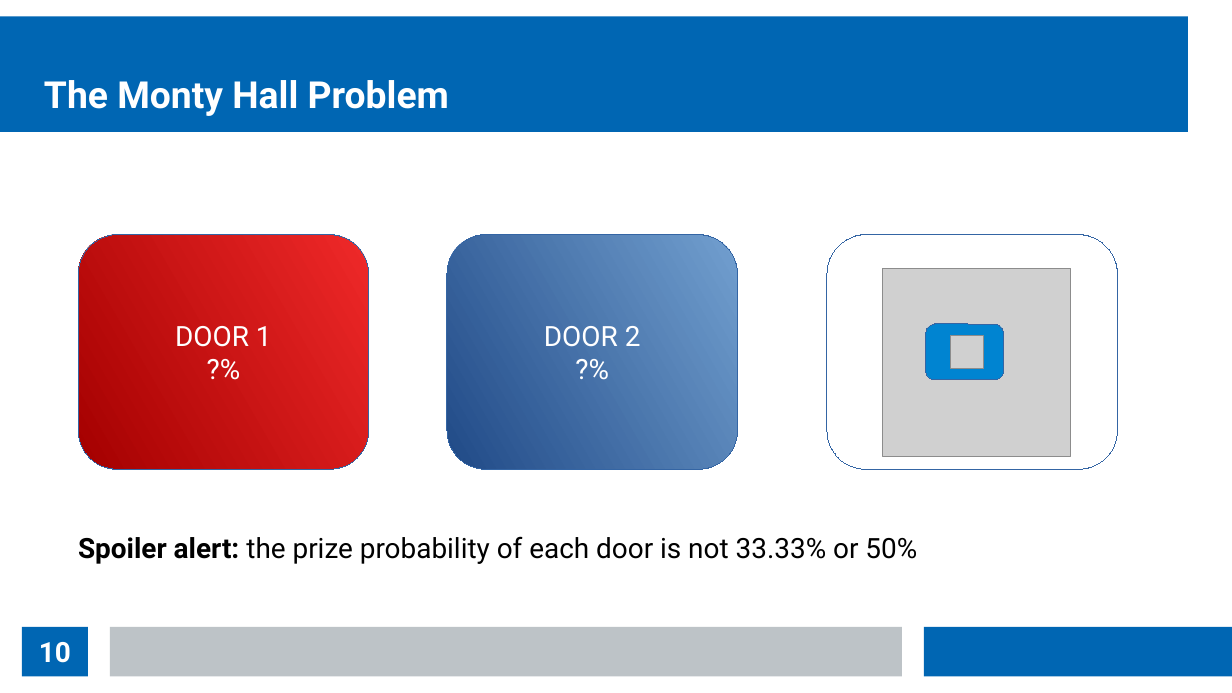
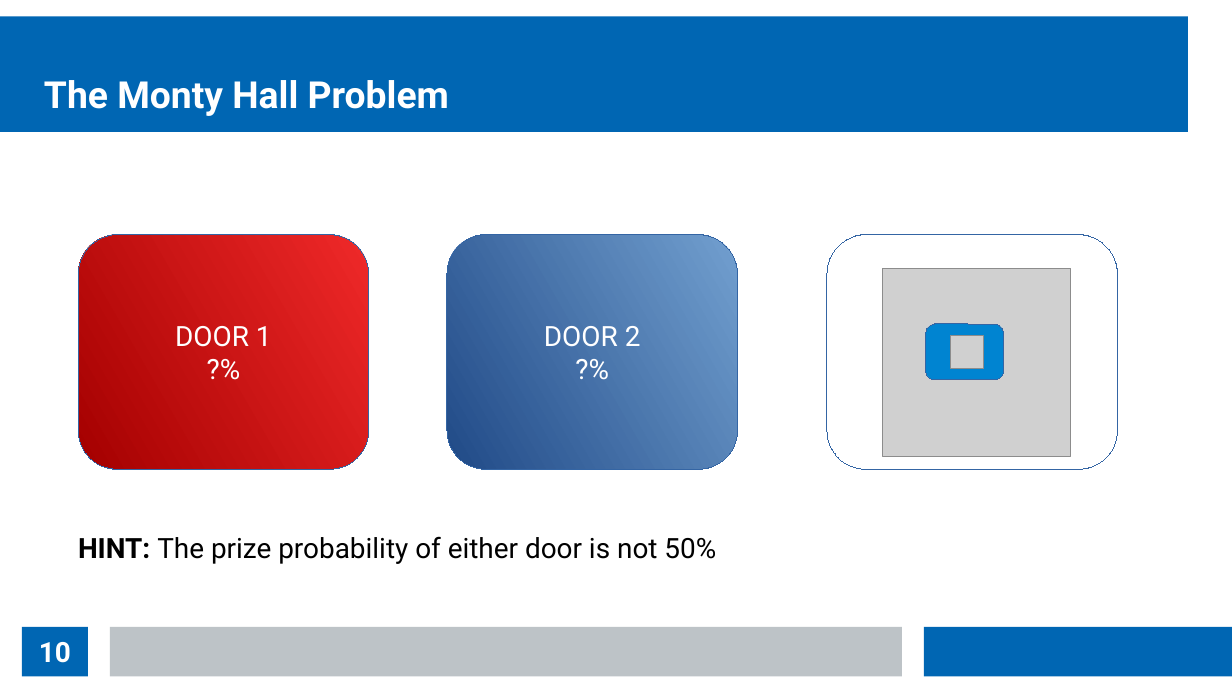
Before and after one commit to thomasnield/kotlin_data_science_talk_ChicagoJUG, a slide deck: slide 10 of kotlin_data_science_talk_chijug_slides.odp. Drawn at 1232x693 pixels with LibreOffice and Linux fonts; fonts in the diff are those of the drawing; grey boxes stand for pictures. Boxes give left, top, right and bottom in pixels: in the first picture for what was removed or moved away, otherwise in the second. Text is boxed around its words. In the diff, an @@ line names an element or a change of style, - is before the commit and + after.

Commit message:
finish monty hall problem

```diff
--- a/kotlin_data_science_talk_chijug_slides.odp
+++ b/kotlin_data_science_talk_chijug_slides.odp
@@ text at <box>78,536,716,564</box>: text changed @@
-Spoiler alert: the prize probability of each door is not 33.33% or 50%
+HINT: The prize probability of either door is not 50%
```
Also in this commit, not shown: 1 other slide changed, 4 slides added, 1 slide removed.
